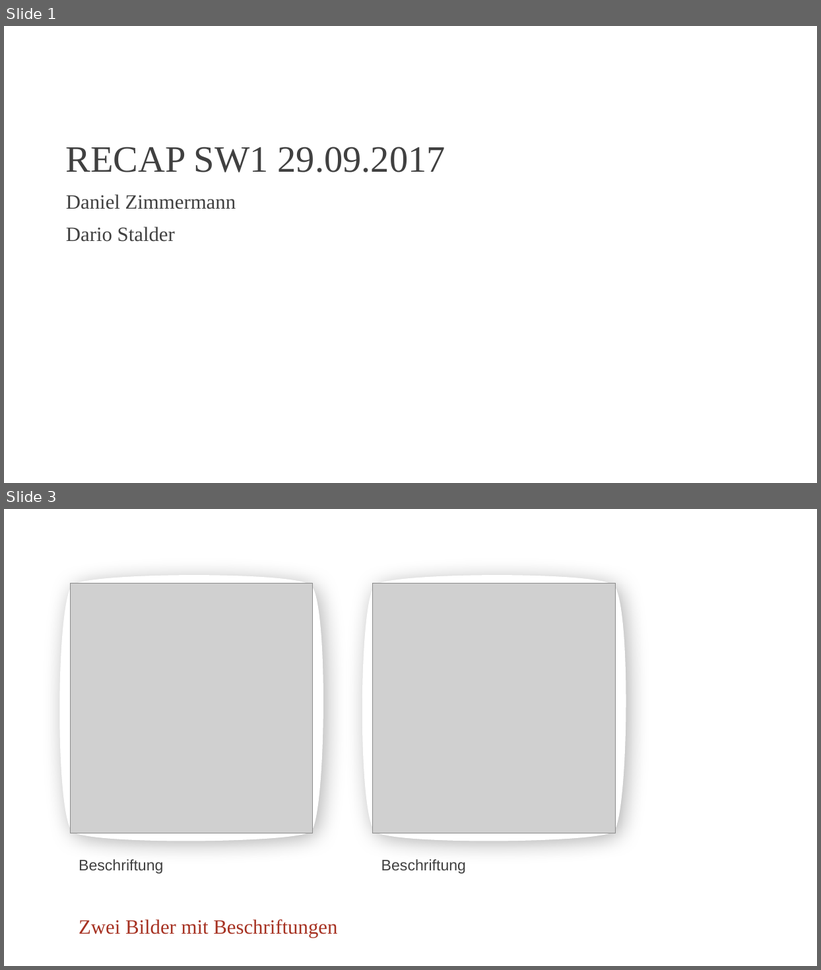
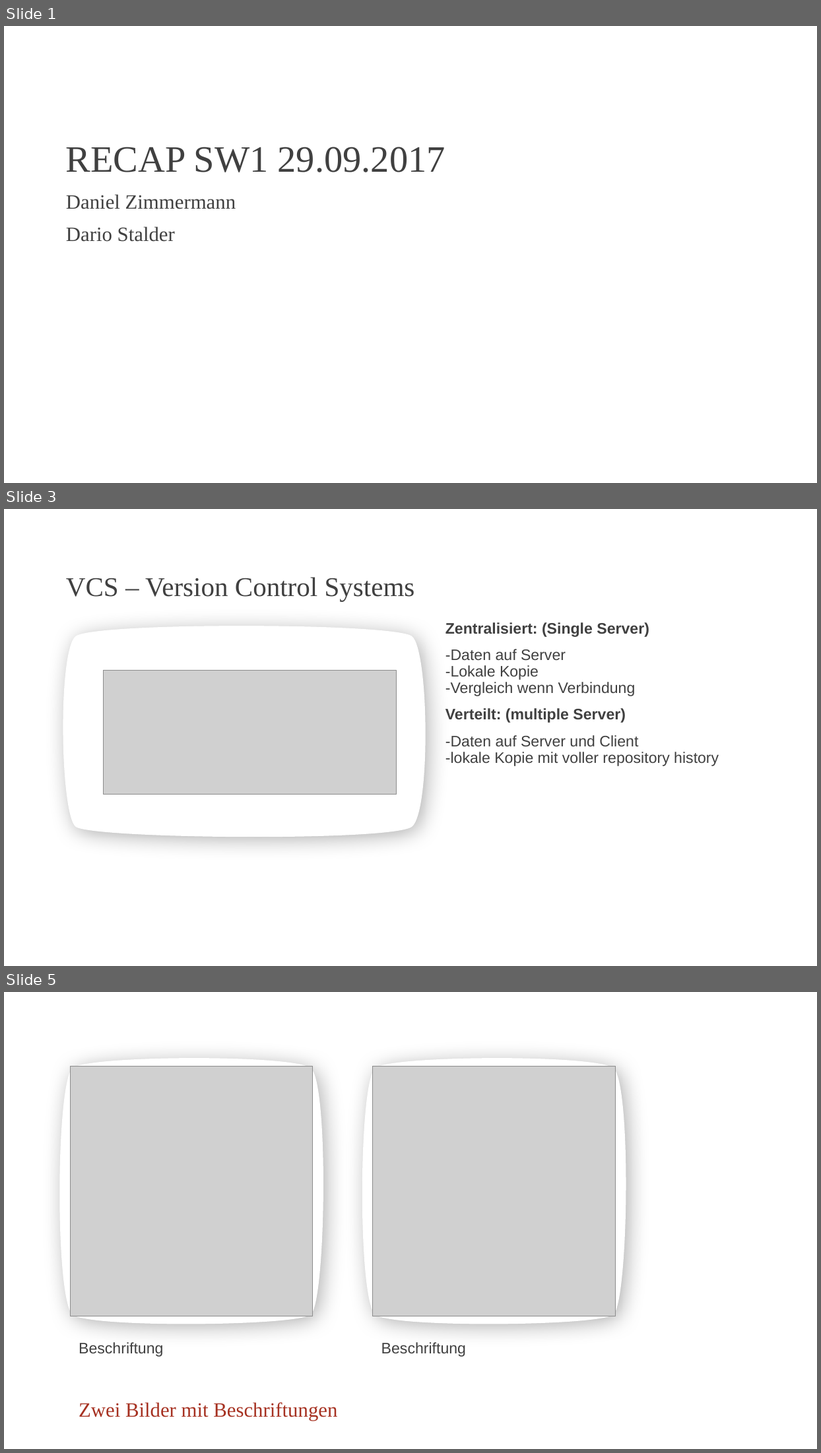
Before and after one commit to DarioStalder/INTROTeam16, a slide deck: projects/RECAP SW1 29.pptx. Shown one above the other, each under a label of ours: slides 1 and 3 before the commit, slides 1, 3 and 5 after it; the slides between them are not shown. The pictures are 821x970 and 821x1453 pixels, drawn with LibreOffice and Linux fonts; fonts in the diff are those of the drawing; grey boxes stand for pictures; background and template pictures are left out. Boxes give left, top, right and bottom in pixels: in the first picture for what was removed or moved away, otherwise in the second. Text is boxed around its words. In the diff, an @@ line names an element or a change of style, - is before the commit and + after.

```diff
--- a/projects/RECAP SW1 29.pptx
+++ b/projects/RECAP SW1 29.pptx
@@ slide 3 added at (x1=4, y1=509, x2=817, y2=966), background picture (left out) @@
@@ title added at (x1=66, y1=577, x2=415, y2=601), 32 pt, text #404040 @@
+VCS – Version Control Systems
@@ freeform shape added at (x1=57, y1=622, x2=431, y2=842), fill #FFFFFF @@
@@ text added at (x1=446, y1=623, x2=719, y2=766), 18 pt, text #404040 @@
+Zentralisiert: (Single Server)
+-Daten auf Server
+-Lokale Kopie
+-Vergleich wenn Verbindung
+Verteilt: (multiple Server)
+-Daten auf Server und Client
+-lokale Kopie mit voller repository history
@@ picture added at (x1=104, y1=671, x2=397, y2=795) @@
@@ what was slide 3 is now slide 5 @@
```
Also in this commit, not shown: 3 slides changed, 2 other slides added, 1 slide removed.
